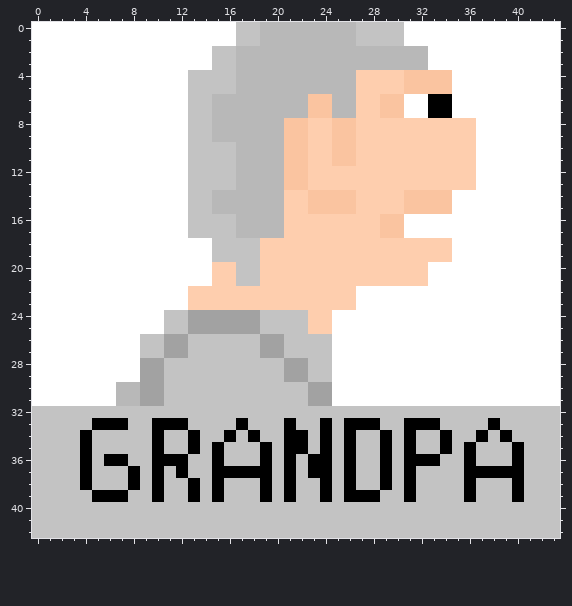
A pixel-art sprite gets an edit: core/assets/Grandpa/GrandpaPortrait.png. Above, as it was before the edit.
The file is 44x43 pixels.
The result:
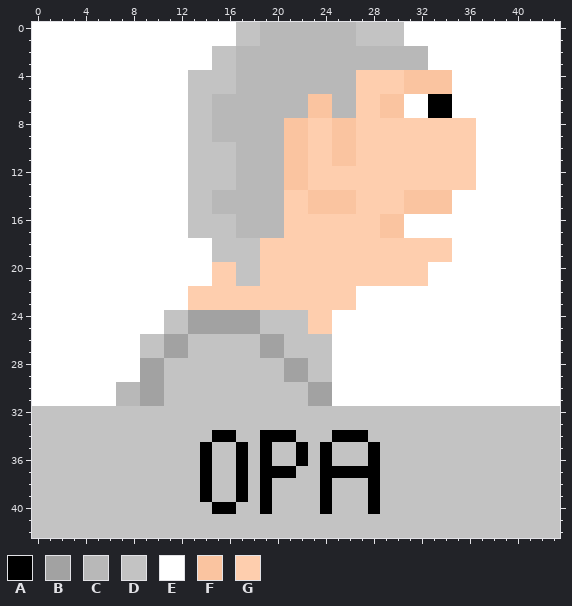
Palette (. is transparent): A #000000  B #a2a2a2  C #b8b8b8  D #c3c3c3  E #ffffff  F #fac4a0  G #feceae
Change:
y 33: x 5..7 AAA -> DDD; x 10..12 AAA -> DDD; x 17 A -> D; x 21 A -> D; x 24 A -> D; x 26..28 AAA -> DDD; x 31..33 AAA -> DDD; x 38 A -> D
y 34: x 4 A -> D; x 10 A -> D; x 13 A -> D; x 15 D -> A; x 18..20 ADD -> DAA; x 22 A -> D; x 24..25 AD -> DA; x 27 D -> A; x 29 A -> D; x 31 A -> D; x 34 A -> D; x 37 A -> D; x 39 A -> D
y 35: x 4 A -> D; x 10 A -> D; x 13..15 ADA -> DAD; x 17 D -> A; x 21 A -> D; x 26 A -> D; x 28..29 DA -> AD; x 31 A -> D; x 34 A -> D; x 36 A -> D; x 40 A -> D
y 36: x 4 A -> D; x 6..7 AA -> DD; x 10..12 AAA -> DDD; x 14..15 DA -> AD; x 17 D -> A; x 21..23 ADA -> DAD; x 26 A -> D; x 28..29 DA -> AD; x 31..33 AAA -> DDD; x 36 A -> D; x 40 A -> D
y 37: x 4 A -> D; x 8 A -> D; x 10 A -> D; x 12 A -> D; x 14..16 DAA -> ADD; x 18 A -> D; x 20 D -> A; x 23 A -> D; x 25 D -> A; x 27..29 DDA -> AAD; x 31 A -> D; x 36..40 AAAAA -> DDDDD
y 38: x 4 A -> D; x 8 A -> D; x 10 A -> D; x 13..15 ADA -> DAD; x 17 D -> A; x 21 A -> D; x 26 A -> D; x 28..29 DA -> AD; x 31 A -> D; x 36 A -> D; x 40 A -> D
y 39: x 5..7 AAA -> DDD; x 10 A -> D; x 13..15 ADA -> DAD; x 17 D -> A; x 21 A -> D; x 26..27 AA -> DD; x 31 A -> D; x 36 A -> D; x 40 A -> D
y 40: x 15..16 DD -> AA; x 19 D -> A; x 24 D -> A; x 28 D -> A
